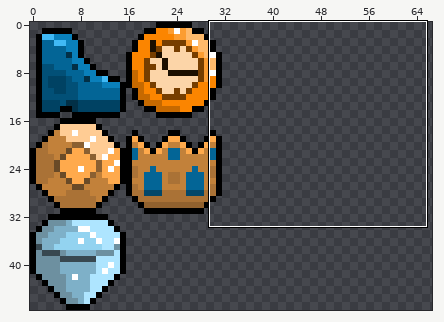
Two versions of one pixel-art file, src/SnakeGame.Core/Content/Collectables.aseprite. Above, an overview of the earlier version with the close-up marked.
Close-up. Before:
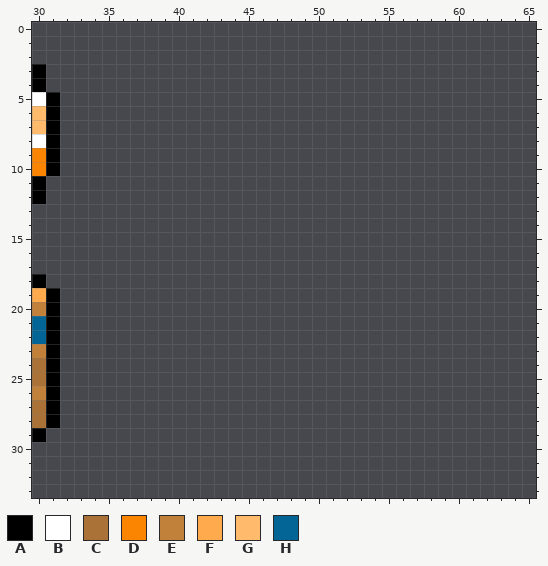
160x48 pixels, 1 frame. Shown: x 30..65, y 0..33. The wide view leaves out empty margins.
Palette (. is transparent): A #000000  B #ffffff  C #aa7236  D #fb8500  E #c2813a  F #ffaa4c  G #ffba6b  H #036596
Pixels before, first column x 30:
 3 A.
 4 A.
 5 BA
 6 GA
 7 GA
 8 BA
 9 DA
10 DA
11 A.
12 A.
13 ..
14 ..
15 ..
16 ..
17 ..
18 A.
19 FA
20 EA
21 HA
22 HA
23 EA
24 CA
25 CA
26 EA
27 CA
28 CA
29 A.
The result:
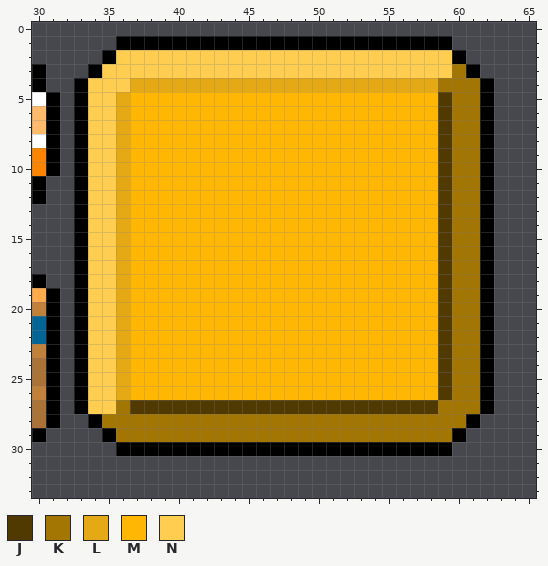
Colours new in this view: J #513a01  K #a37503  L #e4a915  M #ffb703  N #ffcd4f
From old to new:
There is now colour A in row 1 at x 36 to 59; in row 2 at x 35 and 60; in row 3 at x 34 and 61; in rows 4 to 27 at x 33 and 62; in row 28 at x 34 and 61; in row 29 at x 35 and 60.
There is now colour A in row 30 at x 36 to 59.
There is now colour J in rows 5 to 26 at x 59; in row 27 at x 37 to 58.
There is now colour K in row 3 at x 60; in row 4 at x 59 to 61; in rows 5 to 26 at x 60 to 61; in row 27 at x 36 and 59 to 61; in row 28 at x 35 to 60; in row 29 at x 36 to 59.
There is now colour L in row 4 at x 37 to 58; in rows 5 to 26 at x 36.
There is now colour M in rows 5 to 26 at x 37 to 58.
There is now colour N in row 2 at x 36 to 59; in row 3 at x 35 to 59; in row 4 at x 34 to 36; in rows 5 to 27 at x 34 to 35.
Boxes around the changes in both close-ups, in picture pixels (x1, y1, x2, y2):
added: (74, 36, 494, 456)
